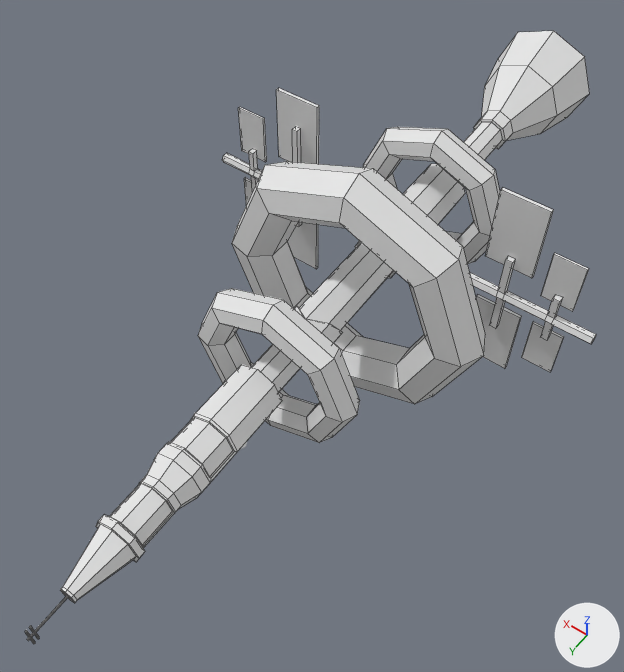
Two versions of the FBX model BrickBreak_Thingy/Assets/Prefabs/Mommy_ship.fbx, one commit apart.
Both versions are drawn from a camera (50 mm lens) standing at (-10.0, 9.3, 21.6) and looking at (0.3, -5.0, -1.0). The lights are fixed; the arrows at lower right show +X, +Y and +Z. Mesh edges are drawn as thin lines.

Objects in the first picture: 'mum Ship'.
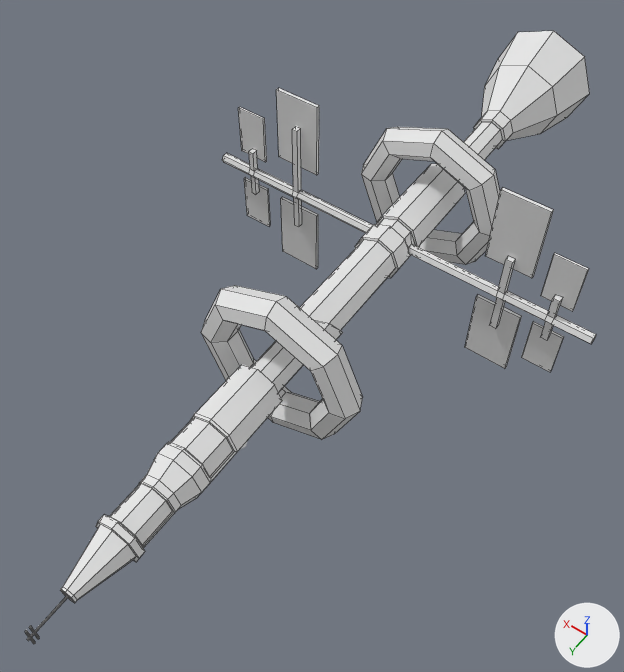
Diff of the bpy script that builds the scene:
```diff
--- a/BrickBreak_Thingy/Assets/Prefabs/Mommy_ship.fbx.py
+++ b/BrickBreak_Thingy/Assets/Prefabs/Mommy_ship.fbx.py
@@ me_ship @@
 me_ship.from_pydata(...)  # 728 vertices, 706 faces; spans x -7.5..7.4, y -21.0..7.5, z -4.9..4.9
 # used by ob_mum_ship; location = (0.0, 0.0, 0.0)
+# me_ship part 1: the loose piece of 56 vertices spanning x -3.0..3.0, y -3.3..-2.2, z -3.0..3.0 is moved by (0.0, -0.2, 0.0)
+# me_ship part 2: the loose piece of 56 vertices spanning x -5.0..4.8, y -7.8..-5.9, z -4.9..4.9 is deleted
```

Location of each change, [x1, y1, x2, y2] in pixels of the pictures (624 x 672 px; the box of a moved part takes in the faces that stretch with it):
part 1 of me_ship, moved or reshaped
    before: [198, 288, 360, 443]
    after: [201, 285, 363, 439]
part 2 of me_ship, deleted
    before: [232, 161, 485, 404]
